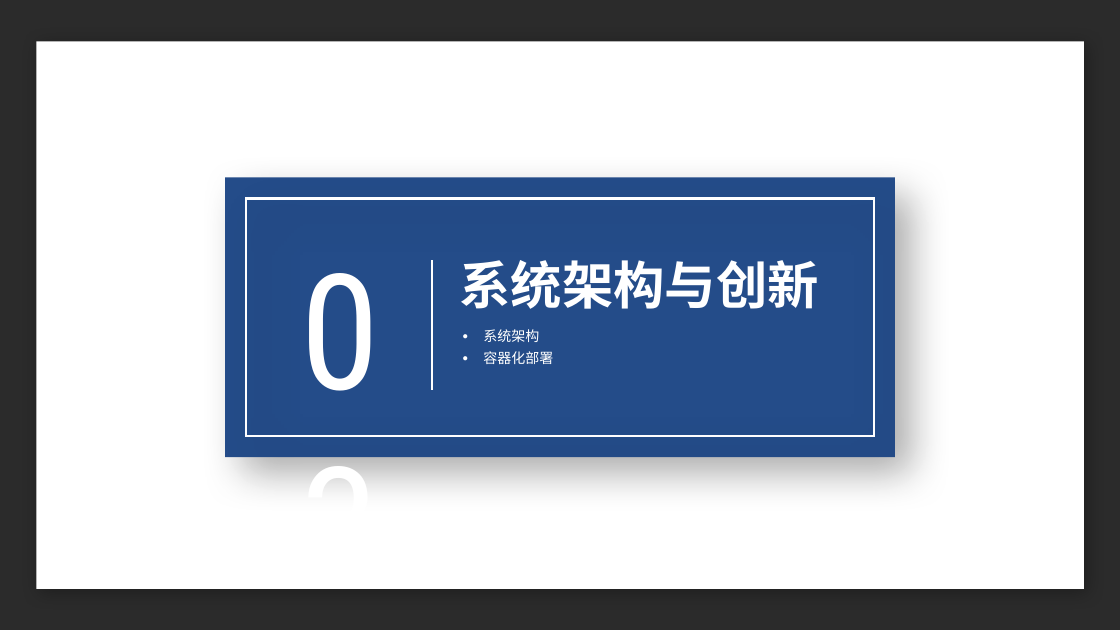
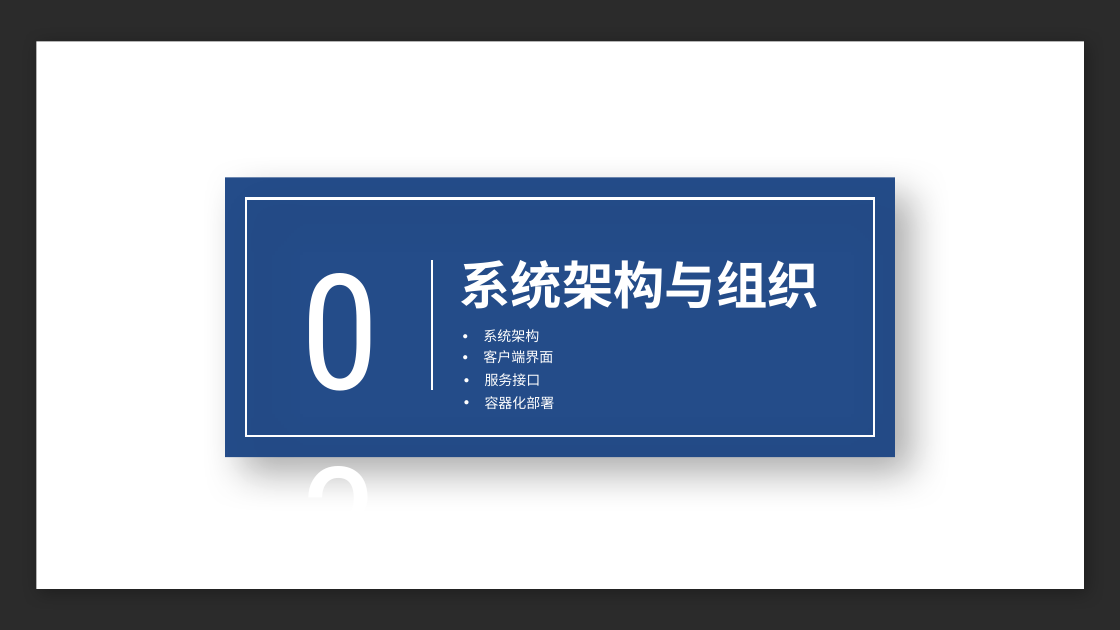
Before and after one commit to TENX-S/GraduationProject, a slide deck: slide 10 of paper/答辩PPT.pptx (slide 13 before the commit). Drawn at 1120x630 pixels with LibreOffice and Linux fonts; fonts in the diff are those of the drawing; background and template pictures are left out; a plain dark background stands for a picture behind light text. Boxes give left, top, right and bottom in pixels: in the first picture for what was removed or moved away, otherwise in the second. Text is boxed around its words. In the diff, an @@ line names an element or a change of style, - is before the commit and + after.

```diff
--- a/paper/答辩PPT.pptx
+++ b/paper/答辩PPT.pptx
@@ text at <box>459,260,818,309</box>: text changed @@
-系统架构与创新
+系统架构与组织
@@ text added at <box>483,350,553,363</box>, 12 pt, text #FFFFFF @@
+  ● 客户端界面
@@ text added at <box>485,373,541,386</box>, 12 pt, text #FFFFFF @@
+  ● 服务接口
@@ text "容器化部署": place and size @@
-text "容器化部署" at <box>483,351,553,364</box>
+text "容器化部署" at <box>485,396,555,409</box>
```
Also in this commit, not shown: 6 other slides changed, 14 slides added, 23 slides removed.
